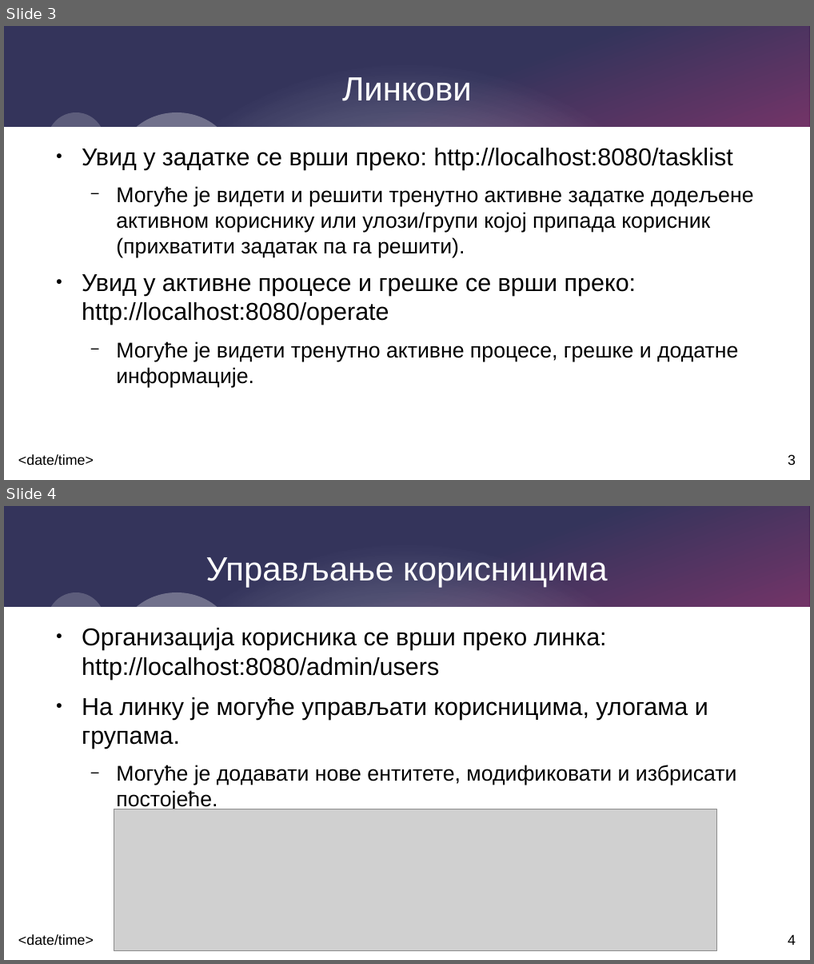
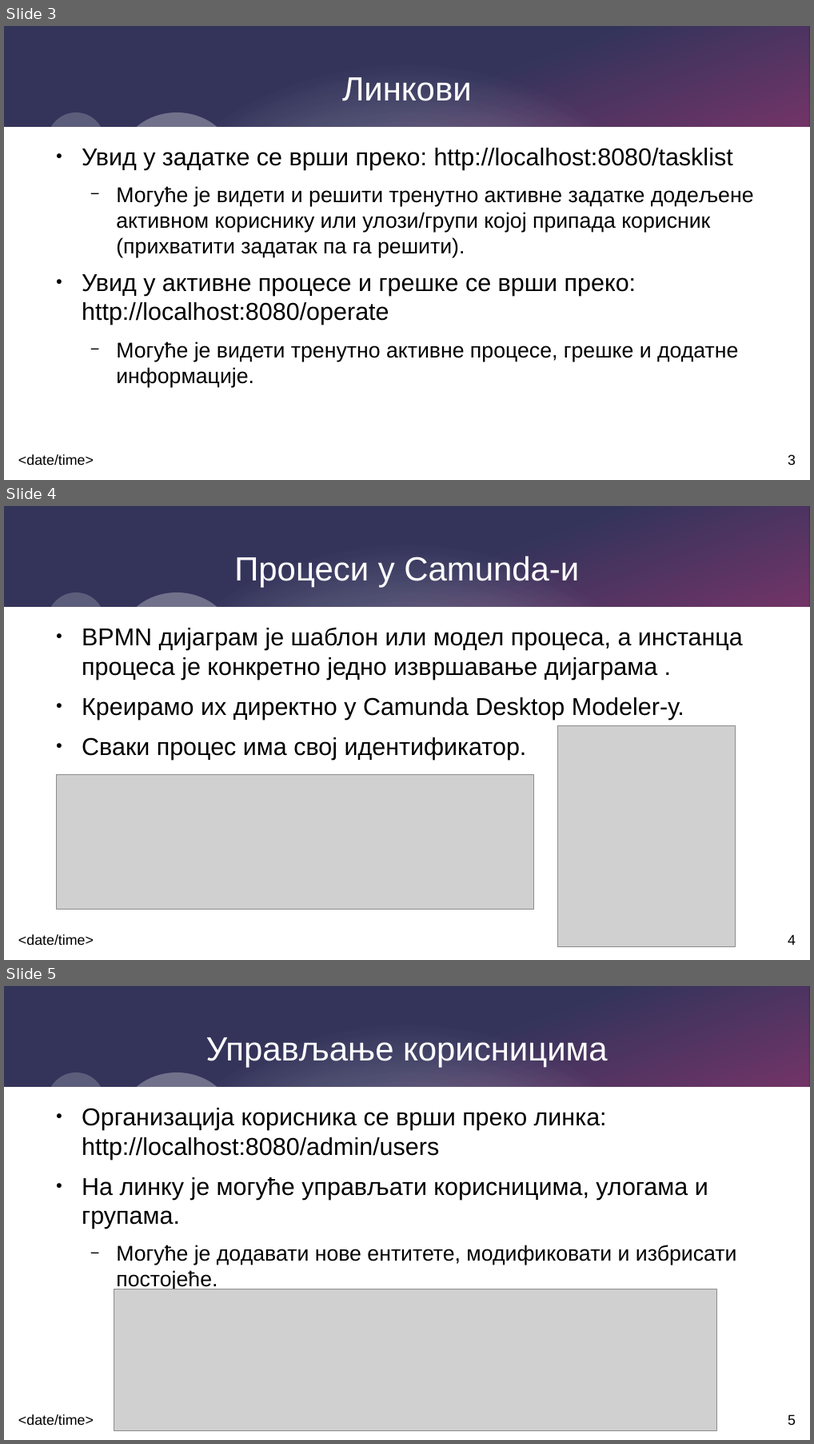
Before and after one commit to balsa-sarenac/upp, a slide deck: 2026-2027/vjezbe/class4/vezbe4.odp. Shown one above the other, each under a label of ours: slides 3 and 4 before the commit, slides 3, 4 and 5 after it. The pictures are 814x964 and 814x1444 pixels, drawn with LibreOffice and Linux fonts; fonts in the diff are those of the drawing; grey boxes stand for pictures. Boxes give left, top, right and bottom in pixels: in the first picture for what was removed or moved away, otherwise in the second. Text is boxed around its words. In the diff, an @@ line names an element or a change of style, - is before the commit and + after.

```diff
--- a/2026-2027/vjezbe/class4/vezbe4.odp
+++ b/2026-2027/vjezbe/class4/vezbe4.odp
@@ slide 4 added at <box>4,506,810,960</box>, background #FFFFFF; not listed: 8 template elements that a slide beside it also shows @@
@@ title added at <box>234,556,579,587</box>, 33 pt, text #FFFFFF @@
+Процеси у Camunda-и
@@ text added at <box>82,627,743,760</box>, 24 pt, text #000000 @@
+● BPMN дијаграм је шаблон или модел процеса, а инстанца процеса је конкретно једно извршавање дијаграма .
+● Креирамо их директно у Camunda Desktop Modeler-у.
+● Сваки процес има свој идентификатор.
@@ picture added at <box>558,725,736,947</box> @@
@@ picture added at <box>57,775,534,909</box> @@
@@ what was slide 4 is now slide 5 @@
@@ page number at <box>788,1414,796,1424</box>: text changed @@
-4
+5
```
Also in this commit, not shown: 1 other file.
